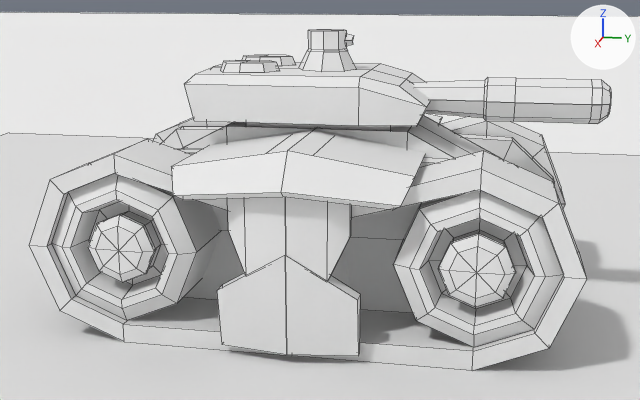
The Blender file src/models/tank/tank.2.blend, before and after one commit.
Rendered twice from a 50 mm lens placed at (10.02, 1.92, 3.66), pointed at (0.14, -0.06, 1.19). Every picture has the same lights, and +X, +Y and +Z are marked at upper right. Mesh edges are drawn as thin lines.

Script lines for the objects in view, before the commit:
```python
me_body = bpy.data.meshes.new('body')
me_body.from_pydata(...)  # 989 vertices, 745 faces; spans x -2.27..2.27, y -2.8..3.1, z 0.0..3.13
me_body.materials.append(mat_tank)  # its picture is missing
me_plane = bpy.data.meshes.new('Plane')
me_plane.from_pydata([(10.0, 10.0, 0.0), (-10.0, -10.0, 0.0), (-10.0, 10.0, 0.0), (10.0, -10.0, 0.0)], [], [(1, 2, 0, 3)])
me_plane.materials.append(mat_shadow)  # its picture is missing
me_plane_002 = bpy.data.meshes.new('Plane.002')
me_plane_002.from_pydata([(-100.0, -100.0, 0.0), (100.0, -100.0, 0.0), (-100.0, 100.0, 0.0), (100.0, 100.0, 0.0)], [], [(0, 1, 3, 2)])
me_plane_002.materials.append(mat_ground)  # white #f7f7f7
ob_body = bpy.data.objects.new('body', me_body)
ob_body.location = (0.0, 0.0, 0.0)
_m = ob_body.modifiers.new('EdgeSplit.001', 'EDGE_SPLIT')
ob_plane = bpy.data.objects.new('Plane', me_plane)
ob_plane.parent = ob_body
ob_plane.location = (0.0, 0.0, 0.0)
ob_plane_002 = bpy.data.objects.new('Plane.002', me_plane_002)
ob_plane_002.location = (0.0, 0.0, -0.2)
```
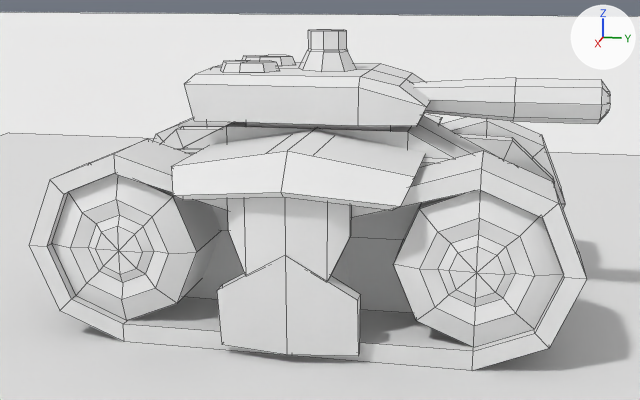
Boxes [x1, y1, x2, y2] around the edits, measured in the pictures (640 x 400 px):
'body', reshaped: before [29, 30, 611, 371]; after [29, 30, 610, 371]
part 1 of me_body, deleted: before [345, 34, 354, 46]

Edits to the bpy script that builds the scene:
```text
Change me_body:
    where me_body.from_pydata(...)  # 989 vertices, 745 faces; spans x -2.27..2.27, y -2.8..3.1, z 0.0..3.13
    used by ob_body; location = (0.0, 0.0, 0.0)
    me_body part 1: the loose piece of 9 vertices spanning x 0.0..0.07, y 0.21..0.3, z 2.96..3.1 is deleted
```
